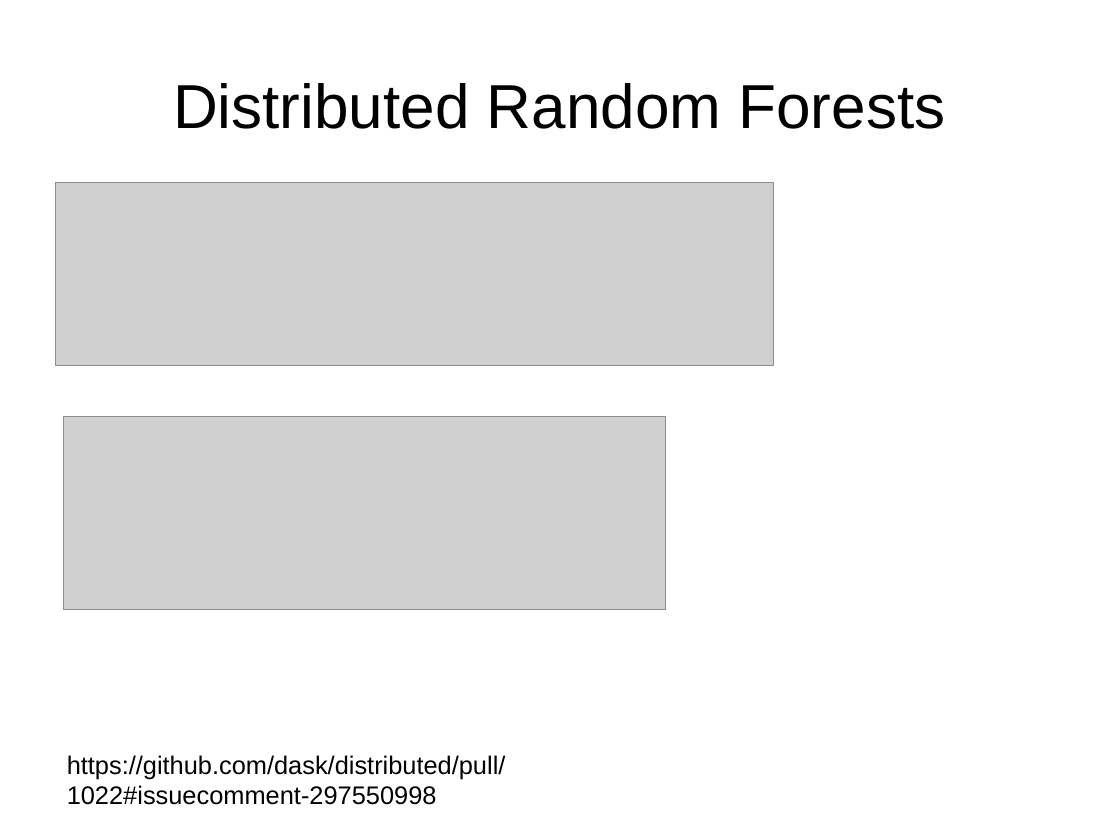
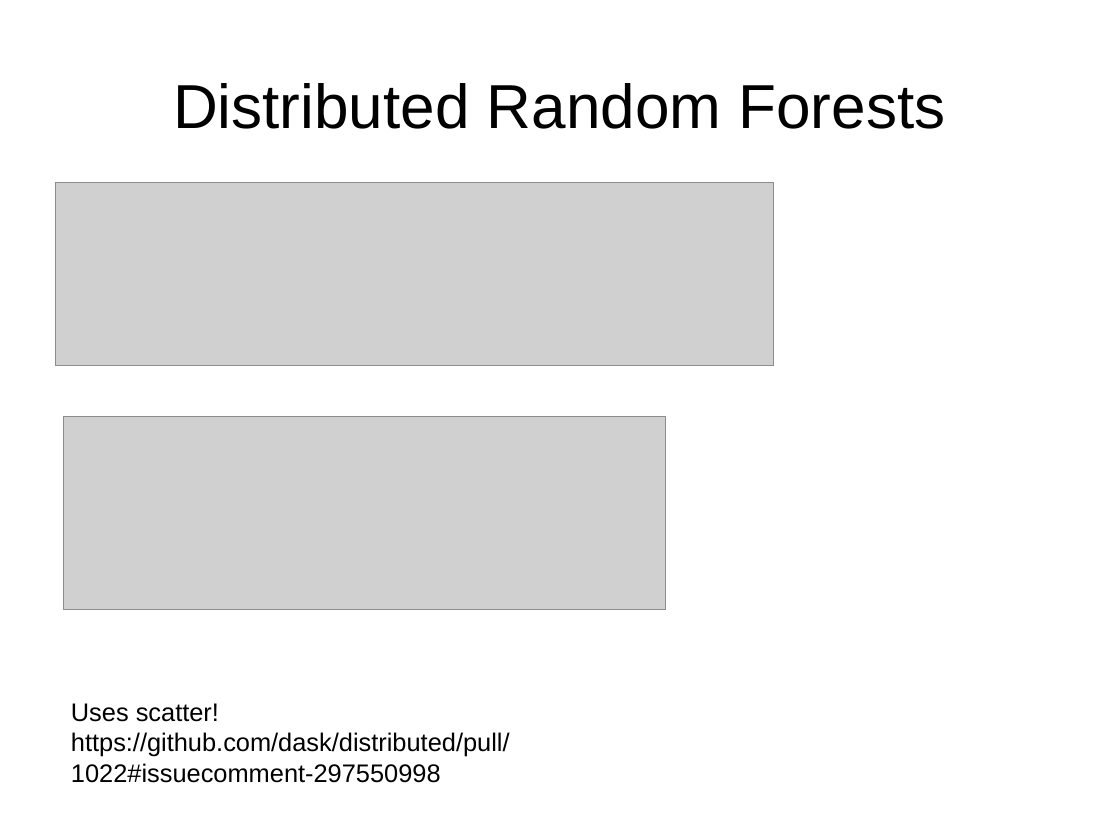
Before and after one commit to amueller/talks_odt, a slide deck: slide 30 of 2017/cool-new-stuff-sklearn.odp. Drawn at 1120x840 pixels with LibreOffice and Linux fonts; fonts in the diff are those of the drawing; grey boxes stand for pictures. Boxes give left, top, right and bottom in pixels: in the first picture for what was removed or moved away, otherwise in the second. Text is boxed around its words. In the diff, an @@ line names an element or a change of style, - is before the commit and + after.

```diff
--- a/2017/cool-new-stuff-sklearn.odp
+++ b/2017/cool-new-stuff-sklearn.odp
@@ text "Uses scatter!" moved from (x1=67, y1=755, x2=506, y2=805) to (x1=71, y1=703, x2=510, y2=783) @@
@@ text at (x1=71, y1=703, x2=219, y2=722): paragraph added @@
+Uses scatter!
```
Also in this commit, not shown: 4 other slides changed, 5 other files.
